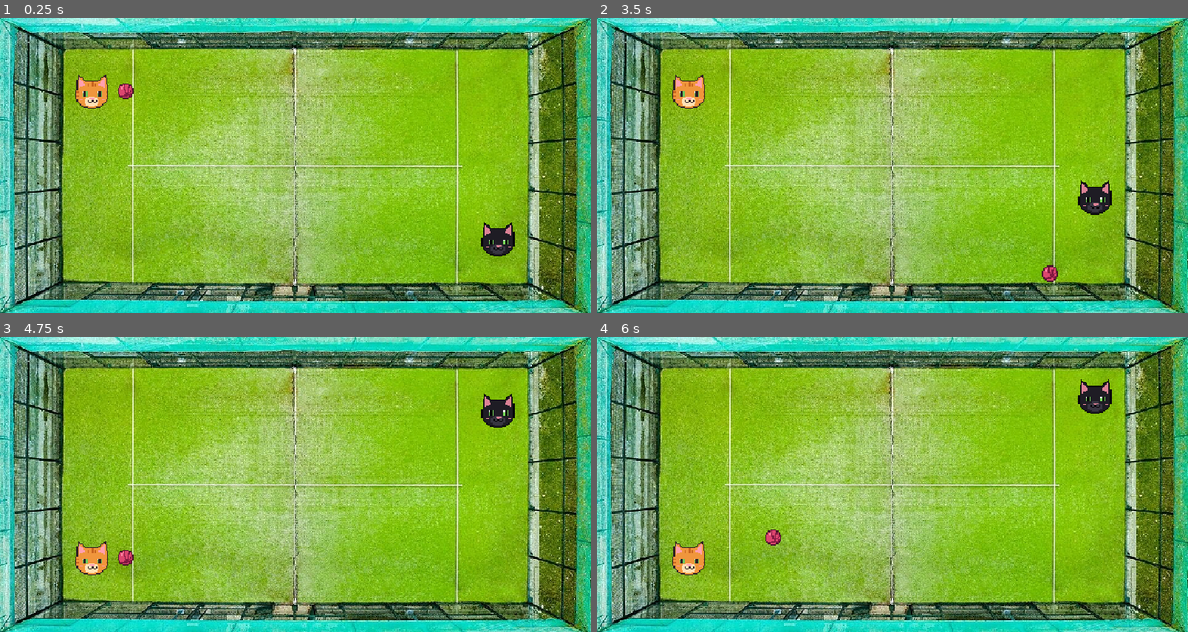
Above: before the commit, frames 1-4 (two rows, left to right).
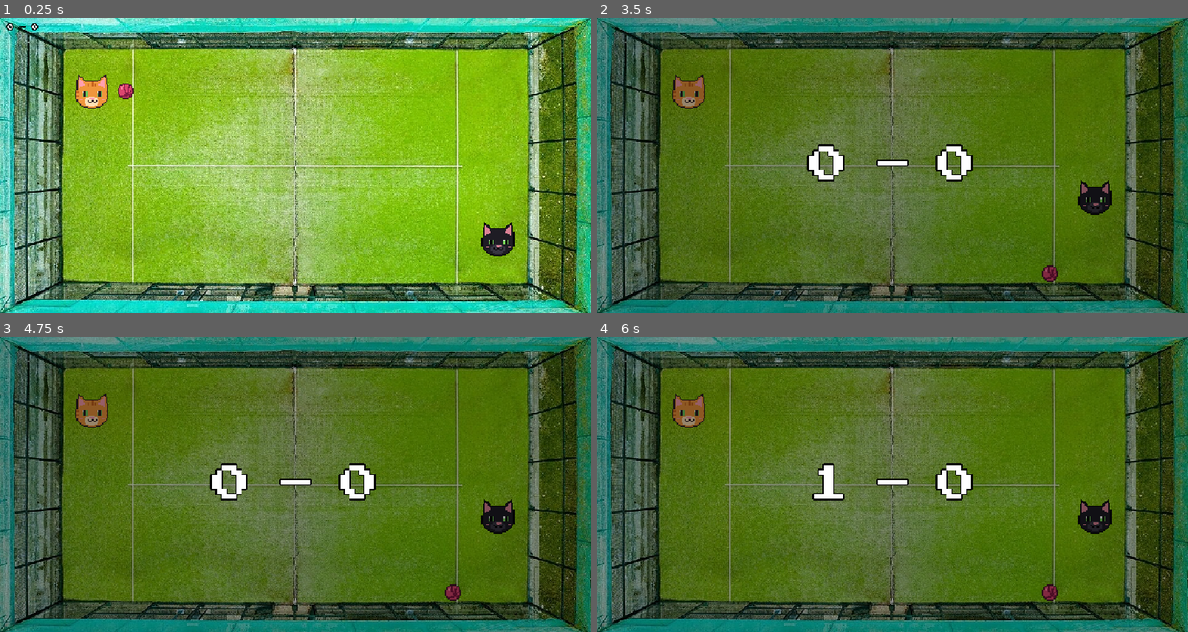
Above: after the commit, the same moments.

Repository: MartinHernandezManzano/Super_Alpha_Cat_Padel_5000
Game: Godot game, scene res://scenes/main.tscn
Two runs of this game, one before a commit and one after it. Both use one fixed random seed, a clock stepped at 60 frames per second and the inputs below.
Inputs:
- Up to frame 1 (0.25 s): no input
- Up to frame 2 (3.5 s): tap Enter at 0.5 s; tap Up (p2_arriba) every 0.75 s from 0.6 to 2.85 s; tap Space at 1.25 s
- Up to frame 3 (4.75 s): tap Up (p2_arriba) at 3.6, 4.35 s; tap Enter at 4.25 s
- Up to frame 4 (6 s): tap Up (p2_arriba) at 5.1, 5.85 s; tap Space at 5.75 s

The runs differ from the first frame. In frame 1, less than 0.1% of the frame differs, in the area x 1-7%, y 1-5%; in frame 2, 96%; in frame 3, 97%; in frame 4, 97%, in the area x 0-100%, y 0-100%.

Commit message:
marcador

Diff:
--- a/scenes/main.tscn
+++ b/scenes/main.tscn
@@ -67,5 +67,62 @@
 position = Vector2(-1, 5)
 shape = SubResource("RectangleShape2D_lyu5e")
 
+[node name="HUD" type="CanvasLayer" parent="." unique_id=1153150359]
+
+[node name="MarcadorPeq" type="Label" parent="HUD" unique_id=1872963497]
+offset_left = 12.0
+offset_top = 10.0
+offset_right = 92.0
+offset_bottom = 26.0
+theme_override_constants/outline_size = 4
+theme_override_font_sizes/font_size = 10
+text = "0 - 0"
+
+[node name="Resumen" type="ColorRect" parent="HUD" unique_id=409657504]
+anchors_preset = 15
+anchor_right = 1.0
+anchor_bottom = 1.0
+grow_horizontal = 2
+grow_vertical = 2
+color = Color(0, 0, 0, 0.4117647)
+metadata/_edit_use_anchors_ = true
+
+[node name="Numeros" type="HBoxContainer" parent="HUD/Resumen" unique_id=935809330]
+layout_mode = 1
+anchors_preset = 8
+anchor_left = 0.5
+anchor_top = 0.5
+anchor_right = 0.5
+anchor_bottom = 0.5
+offset_left = -20.0
+offset_top = -20.0
+offset_right = 20.0
+offset_bottom = 20.0
+grow_horizontal = 2
+grow_vertical = 2
+theme_override_constants/separation = 40
+alignment = 1
+
+[node name="Puntos1" type="Label" parent="HUD/Resumen/Numeros" unique_id=1264022521]
+layout_mode = 2
+theme_override_colors/font_outline_color = Color(0, 0, 0, 1)
+theme_override_constants/outline_size = 8
+theme_override_font_sizes/font_size = 64
+text = "0"
+
+[node name="Guion" type="Label" parent="HUD/Resumen/Numeros" unique_id=1445782625]
+layout_mode = 2
+theme_override_colors/font_outline_color = Color(0, 0, 0, 1)
+theme_override_constants/outline_size = 8
+theme_override_font_sizes/font_size = 64
+text = "-"
+
+[node name="Puntos2" type="Label" parent="HUD/Resumen/Numeros" unique_id=925490073]
+layout_mode = 2
+theme_override_colors/font_outline_color = Color(0, 0, 0, 1)
+theme_override_constants/outline_size = 8
+theme_override_font_sizes/font_size = 64
+text = "0"
+
 [connection signal="interact_requested" from="Player1" to="." method="_on_player_interact_requested"]
 [connection signal="interact_requested" from="Player2" to="." method="_on_player_interact_requested"]
--- a/scripts/main.gd
+++ b/scripts/main.gd
@@ -21,11 +21,16 @@
 var paredes: int = 0                 # paredes tocadas en ese campo
 var dueno_ha_golpeado: bool = false  # si el gato de ese campo lo ha tocado
 var ultimo_golpeador: int = 0
+var puntos1: int = 0
+var puntos2: int = 0
 
 func _ready() -> void:
 	# conectamos por codigo las señales del ovillo
 	$Ovillo.toca_pared.connect(_on_ovillo_toca_pared)
 	$Ovillo.toca_gato.connect(_on_ovillo_toca_gato)
+		# marcador grande oculto y textos a 0
+	$HUD/Resumen.visible = false
+	actualizar_textos()
 	preparar_saque()
 
 func _physics_process(_delta: float) -> void:
@@ -124,7 +129,45 @@
 	$Player1.set_physics_process(false)
 	$Player2.set_physics_process(false)
 	print("PUNTO para el jugador ", ganador, " -> ", motivo)
-	# espera 1 segundo para ver la jugada y prepara el siguiente saque
-	await get_tree().create_timer(1.0).timeout
+	# animacion del marcador, espera a que termine antes de seguir
+	await mostrar_punto(ganador)
 	puntos_jugados += 1
 	preparar_saque()
+
+func mostrar_punto(ganador: int) -> void:
+	# cambia el marcador pequeño por el grande
+	$HUD/MarcadorPeq.visible = false
+	$HUD/Resumen.visible = true
+	var numero: Label = $HUD/Resumen/Numeros/Puntos1
+	if ganador == 2:
+		numero = $HUD/Resumen/Numeros/Puntos2
+	await espera(0.6)
+	# parpadea el numero viejo, suma el punto y parpadea el nuevo
+	await parpadear(numero, 3)
+	if ganador == 1:
+		puntos1 += 1
+	else:
+		puntos2 += 1
+	actualizar_textos()
+	await parpadear(numero, 4)
+	await espera(1.0)
+	# vuelta al marcador pequeño
+	$HUD/Resumen.visible = false
+	$HUD/MarcadorPeq.visible = true
+
+func parpadear(label: Label, veces: int) -> void:
+	# lo hacemos transparente y opaco en vez de ocultarlo
+	# asi el hbox no recoloca los numeros en cada parpadeo
+	for i in veces:
+		label.modulate.a = 0.0
+		await espera(0.12)
+		label.modulate.a = 1.0
+		await espera(0.12)
+
+func espera(segundos: float) -> void:
+	await get_tree().create_timer(segundos).timeout
+
+func actualizar_textos() -> void:
+	$HUD/Resumen/Numeros/Puntos1.text = str(puntos1)
+	$HUD/Resumen/Numeros/Puntos2.text = str(puntos2)
+	$HUD/MarcadorPeq.text = str(puntos1) + " - " + str(puntos2)
